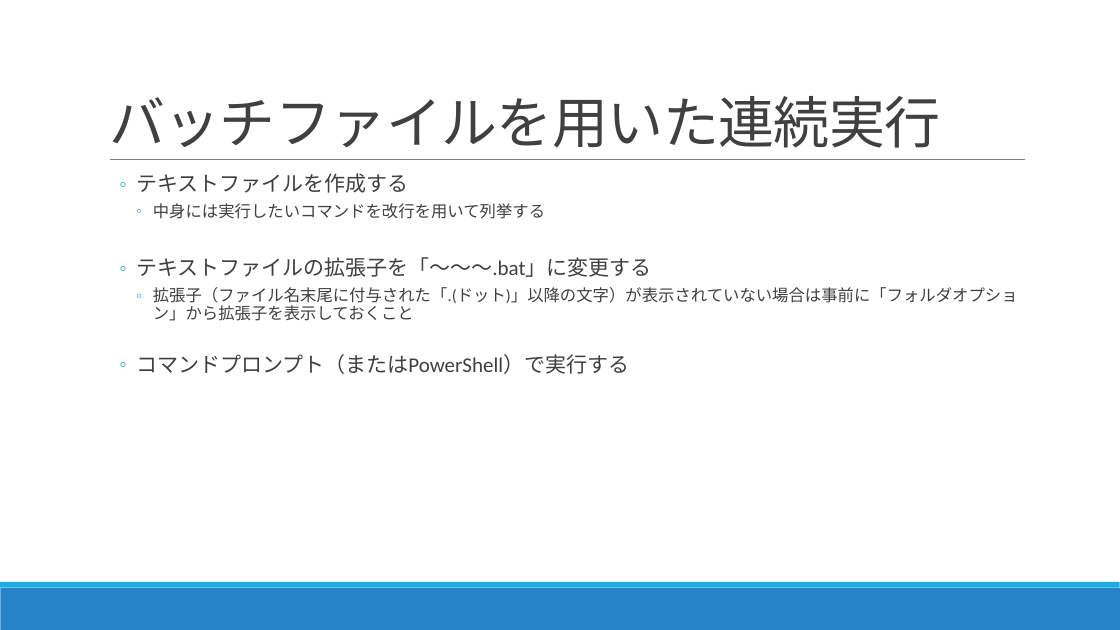
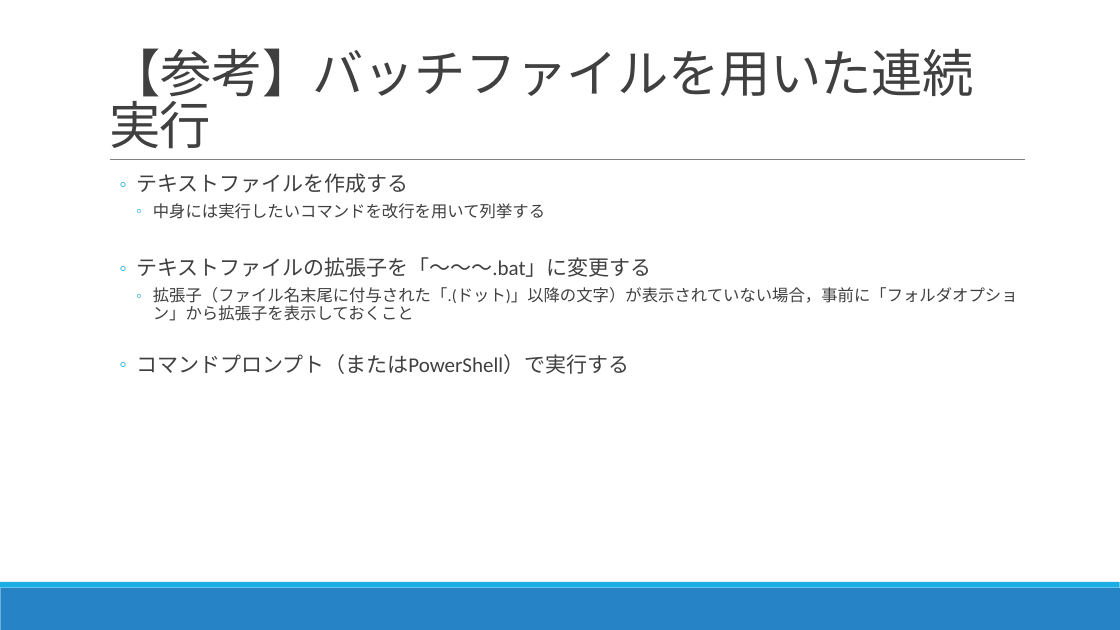
Before and after one commit to nc30mtd/noastec-smiottk, a slide deck: slide 16 of IoTセミナーテキスト.pptx. Drawn at 1120x630 pixels with LibreOffice and Linux fonts; fonts in the diff are those of the drawing. Boxes give left, top, right and bottom in pixels: in the first picture for what was removed or moved away, otherwise in the second. Text is boxed around its words. In the diff, an @@ line names an element or a change of style, - is before the commit and + after.

```diff
--- a/IoTセミナーテキスト.pptx
+++ b/IoTセミナーテキスト.pptx
@@ title at box(109, 48, 974, 149): text changed; size 48 to 44 pt @@
-バッチファイルを用いた連続実行
+【参考】バッチファイルを用いた連続実行
@@ text at box(153, 287, 1018, 321): text changed @@
-    ◦ 拡張子（ファイル名末尾に付与された「.(ドット)」以降の文字）が表示されていない場合は事前に「フォルダオプション」から拡張子を表示しておくこと
+    ◦ 拡張子（ファイル名末尾に付与された「.(ドット)」以降の文字）が表示されていない場合，事前に「フォルダオプション」から拡張子を表示しておくこと
```
Also in this commit, not shown: 6 other slides changed.
